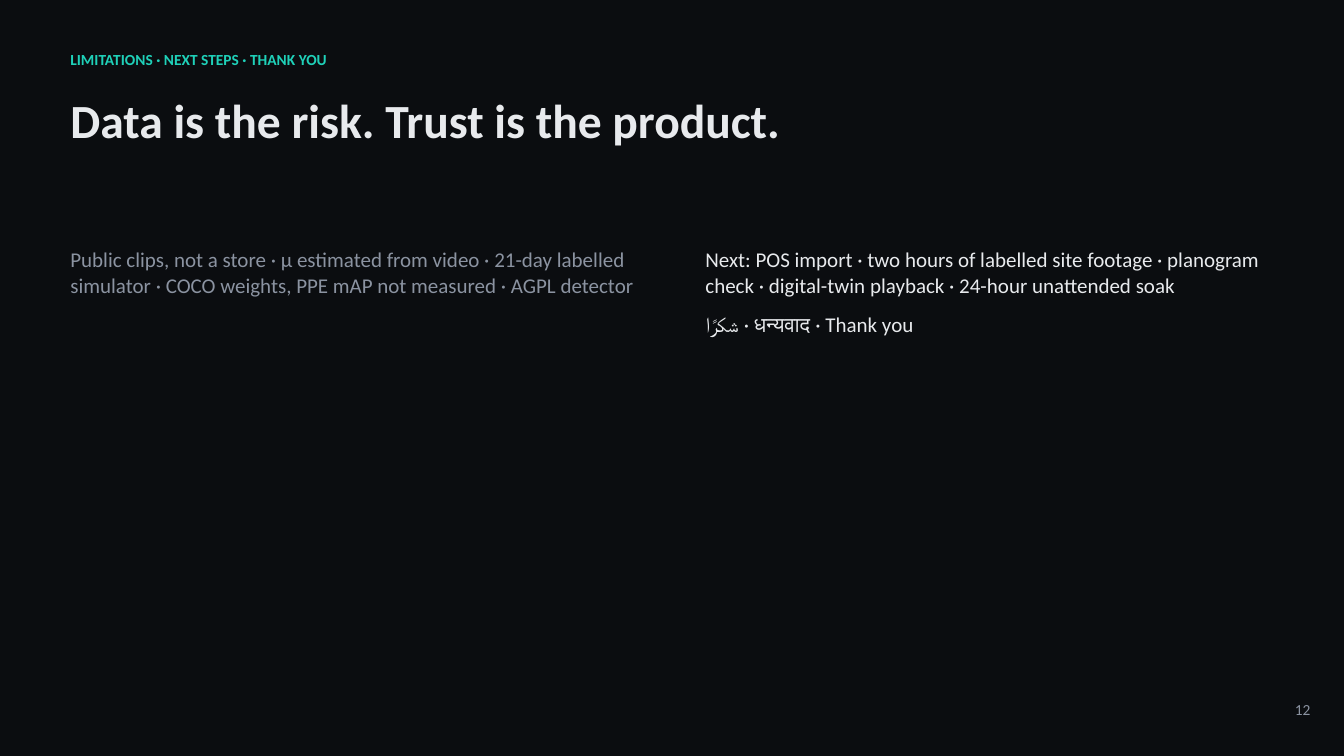
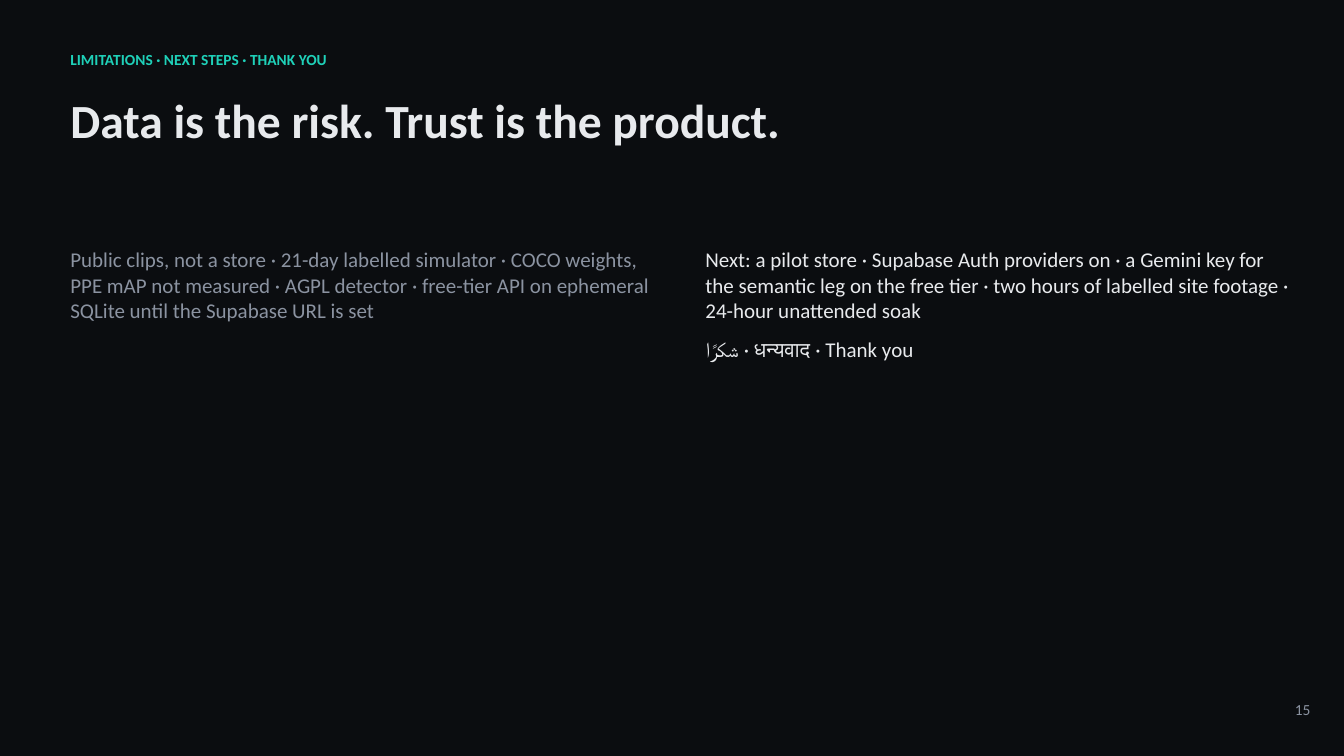
Before and after one commit to krish2105/RAQIB-AI-in-Operations, a slide deck: slide 15 of docs/AI218_RAQIB_deck.pptx (slide 12 before the commit). Drawn at 1344x756 pixels with LibreOffice and Linux fonts; fonts in the diff are those of the drawing. Boxes give left, top, right and bottom in pixels: in the first picture for what was removed or moved away, otherwise in the second. Text is boxed around its words. In the diff, an @@ line names an element or a change of style, - is before the commit and + after.

```diff
--- a/docs/AI218_RAQIB_deck.pptx
+++ b/docs/AI218_RAQIB_deck.pptx
@@ text at [70, 252, 649, 322]: text changed @@
-Public clips, not a store · μ estimated from video · 21-day labelled simulator · COCO weights, PPE mAP not measured · AGPL detector
+Public clips, not a store · 21-day labelled simulator · COCO weights, PPE mAP not measured · AGPL detector · free-tier API on ephemeral SQLite until the Supabase URL is set
@@ text at [705, 252, 1278, 318]: text changed @@
-Next: POS import · two hours of labelled site footage · planogram check · digital-twin playback · 24-hour unattended soak
+Next: a pilot store · Supabase Auth providers on · a Gemini key for the semantic leg on the free tier · two hours of labelled site footage · 24-hour unattended soak
@@ text at [1295, 705, 1311, 715]: text changed @@
-12
+15
```
Also in this commit, not shown: 3 slides added, 11 other files.
